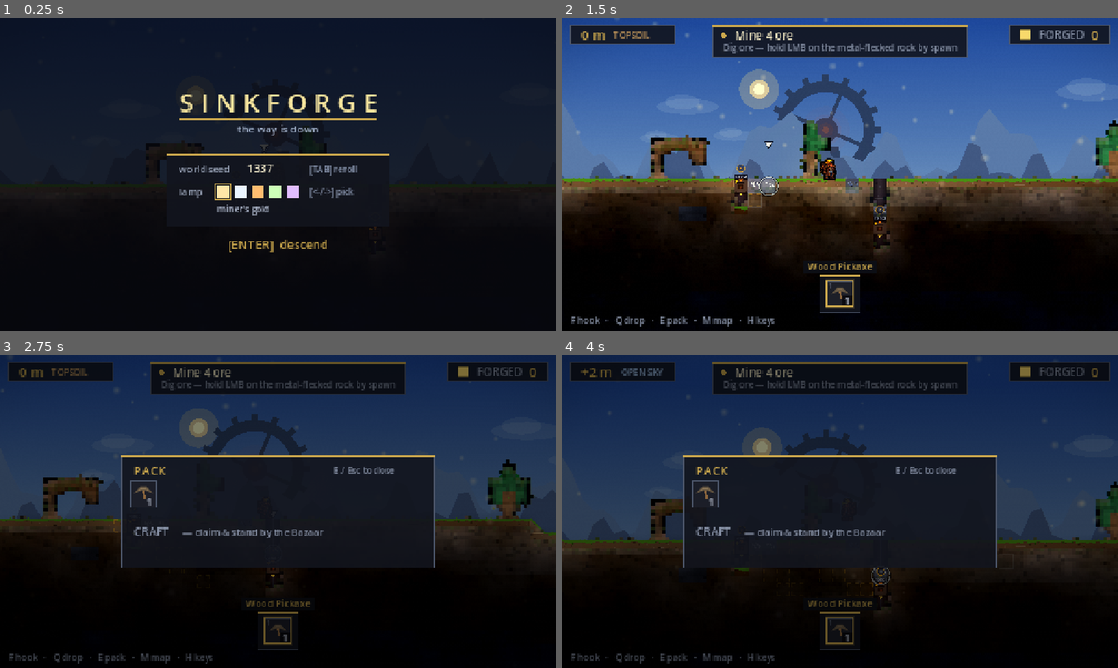
Above: before the commit, frames 1-4 (two rows, left to right).
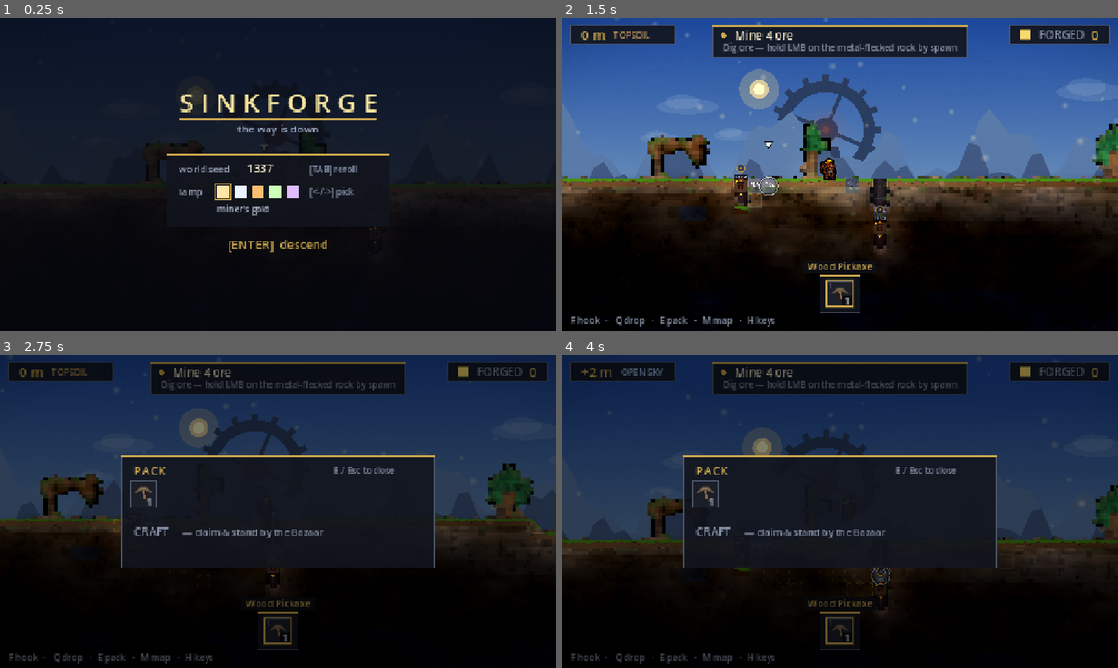
Above: after the commit, the same moments.

Repository: teohondascully/sinkforge
Game: Godot game, scene res://scenes/main.tscn
The game is run twice, just before and just after one commit, with the same random seed, the same clock (stepped at 60 frames per second) and the same inputs.
Inputs (mouse positions are in pixels of both pictures, inside the frame that each line leads up to):
- Up to frame 1 (0.25 s): no input
- Up to frame 2 (1.5 s): tap Enter at 0.5 s; move the mouse to (962, 158) at 0.52 s; hold D (sf_right) 0.53-1.25 s; right-click (962, 158) at 0.6 s; click (962, 158) at 0.67 s; tap Space (sf_jump) at 0.77, 1.07 s; drag from (728, 190) to (812, 237) at 1.27 s
- Up to frame 3 (2.75 s): move the mouse to (333, 442) at 2.02 s; hold D (sf_right) from 2.03 s (still down); tap E (sf_craft) at 2.1 s
- Up to frame 4 (4 s): release D (sf_right) at 2.75 s; drag from (812, 574) to (673, 464) at 2.77 s; move the mouse to (1006, 558) at 3.52 s; hold A (sf_left) from 3.53 s (still down); tap Mouse wheel up (sf_cycle_prev) at 3.6 s; tap Space (sf_jump) at 3.77 s

The runs differ from the first frame. In frame 1, less than 0.1% of the frame differs, in the area x 16-35%, y 39-54%; in frame 2, 2.1%, in the area x 0-100%, y 32-74%; in frame 3, 0.8%; in frame 4, 0.4%.

Commit message:
test(texture): no noise field may be white noise
Adds tools/check_texture.gd, a Nyquist guard for procedural texture. Every
FastNoiseLite field in the game is sampled once per integer cell; a field whose
period approaches that spacing stops being texture and becomes static, and
worse, averages away every detail layered on top of it. The test samples each
field along the line the real paint loop walks and measures lag-1 Pearson
autocorrelation. Structure correlates with its neighbour. Static does not.

It immediately found three more aliased fields than the two already fixed by
hand, all from the same cause: FastNoiseLite defaults to 5-octave FBM, so a
field with a perfectly resolvable base frequency still ships four doublings of
it, and the top octave is always above the grid. FineTerrain._field now takes
an explicit octave budget and drops to FRACTAL_NONE at one; the sim's two
molding fields are pinned to FRACTAL_NONE outright.

With the fractal tails gone the base frequencies could come down to what they
were always meant to mean: grain 0.30 -> 0.26, grain2 0.34 -> 0.30, moss
0.9 -> 0.30, fine edge 0.34 -> 0.22, grit 0.52 -> 0.34.

All 13 fields pass. Harness is 31 layers.

Diff:
--- a/scenes/fine_terrain.gd
+++ b/scenes/fine_terrain.gd
@@ -44,8 +44,8 @@
 ## sedimentary rock's grain is horizontal. Sampling with the X axis compressed makes every feature wider
 ## than it is tall, so the grain lies down into bedding and the eye reads a face of layered rock instead
 ## of a field of dots. Same trick CAVE_XSTRETCH plays on the cave noise, one scale down.
-const GRAIN_FREQ: float = 0.34                         ## dense speckle — clumps ~3 fine cells (24px)
-const GRAIN_FREQ2: float = 0.85                        ## crisper grit, still above the sample rate
+const GRAIN_FREQ: float = 0.26                         ## dense speckle — clumps ~4 fine cells (32px)
+const GRAIN_FREQ2: float = 0.30                        ## crisper grit — the FINEST this grid can carry
 const GRAIN_XSTRETCH: float = 0.38                     ## <1 = features stretch HORIZONTALLY (bedding)
 const GRAIN_AMP: float = 0.15                          ## value swing of the grain
 ## ROCK INTERNAL TONAL VARIATION (diff-04 #1): the interiors of the reference rock are far from flat —
@@ -84,7 +84,7 @@
 const RIM_DEPTH: int = 2                               ## fine rows the lit lip fades over (1 = a dotted line)
 const MOSS_LUSH_ROW: int = 22                          ## full moss down to here — the damp shallow ledges
 const MOSS_DEAD_ROW: int = 34                          ## ...and none below here (14 m: roots and daylight end)
-const MOSS_FREQ: float = 0.9                           ## breaks the moss into organic patches, not a solid band
+const MOSS_FREQ: float = 0.30                          ## breaks the moss into organic patches, not a solid band
 ## HANGING MOSS TUFTS (diff-04 #2): a few moss pixels drip BELOW down-facing overhangs (open air directly
 ## below a solid fine cell). Confined to the top HANG_DEPTH fine rows below such a lip, noise-masked so
 ## only the odd lip grows a tuft — the reference's hanging tufts under ledges.
@@ -128,40 +128,37 @@
 const REGION_MARGIN: int = 6
 
 
+## Build one texture field, with its FRACTAL TAIL CAPPED. FastNoiseLite defaults to 5-octave FBM, and
+## each octave doubles the frequency — so a field whose BASE frequency resolves on the fine grid still
+## ships three or four octaves that do not, and those octaves are white noise mixed straight into the
+## result. That default is the systemic cause of "the rock reads as static": every field here was quietly
+## carrying an aliased tail. `octaves` is chosen per field so its HIGHEST octave still has a period of
+## more than two samples; check_texture measures the result rather than trusting the arithmetic.
+static func _field(seed: int, salt: int, type: FastNoiseLite.NoiseType, freq: float,
+		octaves: int = 1) -> FastNoiseLite:
+	var n := FastNoiseLite.new()
+	n.seed = seed ^ salt
+	n.noise_type = type
+	n.frequency = freq
+	n.fractal_type = FastNoiseLite.FRACTAL_NONE if octaves <= 1 else FastNoiseLite.FRACTAL_FBM
+	n.fractal_octaves = maxi(octaves, 1)
+	return n
+
+
 func _init(cols: int, rows: int, seed: int) -> void:
 	_cols = cols
 	_rows = rows
 	_fcols = cols * SUBDIV
 	_frows = rows * SUBDIV
-	_noise = FastNoiseLite.new()
-	_noise.seed = seed
-	_noise.noise_type = FastNoiseLite.TYPE_SIMPLEX_SMOOTH
-	_noise.frequency = TONAL_FREQ
-	_grain = FastNoiseLite.new()
-	_grain.seed = seed ^ 0x27d4eb2f
-	_grain.noise_type = FastNoiseLite.TYPE_SIMPLEX
-	_grain.frequency = GRAIN_FREQ
-	_grain2 = FastNoiseLite.new()
-	_grain2.seed = seed ^ 0x165667b1
-	_grain2.noise_type = FastNoiseLite.TYPE_VALUE      ## blocky value noise = crisp per-pixel grit
-	_grain2.frequency = GRAIN_FREQ2
-	_moss = FastNoiseLite.new()
-	_moss.seed = seed ^ 0x9e3779b1
-	_moss.noise_type = FastNoiseLite.TYPE_SIMPLEX
-	_moss.frequency = MOSS_FREQ
+	# Octave budgets: a field is allowed as many octaves as keep its top one resolvable on this grid.
+	_noise = _field(seed, 0, FastNoiseLite.TYPE_SIMPLEX_SMOOTH, TONAL_FREQ, 3)
+	_grain = _field(seed, 0x27d4eb2f, FastNoiseLite.TYPE_SIMPLEX, GRAIN_FREQ)
+	_grain2 = _field(seed, 0x165667b1, FastNoiseLite.TYPE_VALUE, GRAIN_FREQ2)   ## crisper grit
+	_moss = _field(seed, 0x9e3779b1, FastNoiseLite.TYPE_SIMPLEX, MOSS_FREQ)
 	# diff-04 #1 — broad tonal patches + embedded stones + cracks (each its own seed so they don't correlate).
-	_patch = FastNoiseLite.new()
-	_patch.seed = seed ^ 0x2545f491
-	_patch.noise_type = FastNoiseLite.TYPE_SIMPLEX_SMOOTH
-	_patch.frequency = PATCH_FREQ
-	_stone = FastNoiseLite.new()
-	_stone.seed = seed ^ 0x1b873593
-	_stone.noise_type = FastNoiseLite.TYPE_SIMPLEX
-	_stone.frequency = STONE_FREQ
-	_crack = FastNoiseLite.new()
-	_crack.seed = seed ^ 0x85ebca77
-	_crack.noise_type = FastNoiseLite.TYPE_SIMPLEX
-	_crack.frequency = CRACK_FREQ
+	_patch = _field(seed, 0x2545f491, FastNoiseLite.TYPE_SIMPLEX_SMOOTH, PATCH_FREQ, 3)
+	_stone = _field(seed, 0x1b873593, FastNoiseLite.TYPE_SIMPLEX, STONE_FREQ, 2)
+	_crack = _field(seed, 0x85ebca77, FastNoiseLite.TYPE_SIMPLEX, CRACK_FREQ, 2)
 	# diff-04 #3 — two independent low-freq fields → a region hue offset picked per broad region.
 	_huex = FastNoiseLite.new()
 	_huex.seed = seed ^ 0xc2b2ae35
--- a/src/core/factory_sim.gd
+++ b/src/core/factory_sim.gd
@@ -230,14 +230,14 @@
 ## molding only bends the ~1-cell BOUNDARY band between solid and air; deep interior stays solid and open
 ## stays open. EDGE noise erodes/accretes the boundary into organic curves; GRIT speckle + thin
 ## PROTRUSIONS near surfaces add the Noita crunch. See _sync_fine_block / rebuild_fine_terrain.
-const FINE_EDGE_FREQ: float = 0.34                 ## boundary erosion/accretion — clumps ~3 fine cells wide
+const FINE_EDGE_FREQ: float = 0.22                 ## boundary erosion/accretion — bends over ~4 fine cells
 const FINE_EDGE_AMP: float = 0.62                  ## how hard the edge noise bends the boundary band
 ## Sampled on the integer fine grid, so a frequency at or above 1.0 has a period under two samples and
 ## every fine cell gets an uncorrelated value — white noise, not grit. At 1.10 the boundary therefore
 ## alternated in/out on EVERY cell, and a rock lip that should read as a rough edge printed as a
 ## one-pixel dither along the whole floor. Real grit bites in clumps: 0.52 clusters it across a
 ## couple of cells, which is what a chipped edge actually looks like.
-const FINE_GRIT_FREQ: float = 0.52                 ## grit that pits/protrudes near faces, in clumps
+const FINE_GRIT_FREQ: float = 0.34                 ## grit that pits/protrudes near faces, in clumps
 const FINE_GRIT_BITE: float = 0.42                 ## grit strength at an exposed face (fades inward)
 const FINE_EROSION_BIAS: float = 0.04              ## tiny net-erode so cave mouths open rather than seal
 var world_seed: int = 0                            ## the seed the terrain was generated from (drives fine detail)
--- a/src/core/fine_terrain.gd
+++ b/src/core/fine_terrain.gd
@@ -99,11 +99,17 @@
 	if sim._fine_edge != null and sim._fine_seed_built == sim.world_seed:
 		return
 	sim._fine_seed_built = sim.world_seed
+	# SINGLE OCTAVE, both fields. FastNoiseLite defaults to 5-octave FBM and each octave doubles the
+	# frequency, so a field whose base frequency resolves on the fine grid still ships octaves that do
+	# not — and an aliased octave mixed into a SHAPE field is not texture, it is the boundary flipping
+	# in and out on every single cell. That is what printed a rock lip as a one-pixel dither.
 	sim._fine_edge = FastNoiseLite.new()
 	sim._fine_edge.seed = sim.world_seed ^ 0x1f83d9ab
 	sim._fine_edge.noise_type = FastNoiseLite.TYPE_SIMPLEX
+	sim._fine_edge.fractal_type = FastNoiseLite.FRACTAL_NONE
 	sim._fine_edge.frequency = FactorySim.FINE_EDGE_FREQ
 	sim._fine_grit = FastNoiseLite.new()
 	sim._fine_grit.seed = sim.world_seed ^ 0x5be0cd19
 	sim._fine_grit.noise_type = FastNoiseLite.TYPE_VALUE       # blocky value noise = crisp per-fine-cell grit
+	sim._fine_grit.fractal_type = FastNoiseLite.FRACTAL_NONE
 	sim._fine_grit.frequency = FactorySim.FINE_GRIT_FREQ
--- /dev/null
+++ b/tools/check_texture.gd
@@ -0,0 +1,97 @@
+extends SceneTree
+
+## NO TEXTURE FIELD MAY BE WHITE NOISE — the Nyquist guard.
+##
+## Every procedural texture in this game is a FastNoiseLite field sampled on an INTEGER grid: one sample
+## per fine cell, one per coarse cell. A noise field only produces the smooth, clumped, structured values
+## it is drawn for while its period is comfortably longer than that sample spacing. Push the frequency to
+## 1.0 and the period is one sample; neighbouring cells become statistically independent and the field
+## stops being texture and becomes STATIC — visually a checkerboard, and worse, a checkerboard that
+## averages away every other detail layered on top of it.
+##
+## This was not hypothetical. Two fields shipped over the Nyquist limit at once: the fine terrain's
+## "crisp grit" colour octave at 1.30 and the terrain molding's boundary grit at 1.10. Between them the
+## underground rock printed as a high-contrast 8px checkerboard under a one-pixel dithered edge, and the
+## hue, patch, crack and rim passes above them were all being averaged into mush. It is an easy bug to
+## write (a bigger number reads like "finer detail") and an impossible one to see in the source, so it
+## gets a test rather than a comment.
+##
+## The test is empirical, not a constant audit: each field is sampled along a straight line of integer
+## coordinates and the lag-1 Pearson correlation of the sequence is measured. A field with structure
+## correlates strongly with its own neighbour. White noise does not.
+
+## Below this, consecutive samples are effectively independent. It corresponds to roughly three samples
+## per noise feature, which is the honest boundary: fewer than three and there is no shape left to see,
+## only a value that changes every cell. Fields well under it are not 'fine detail', they are static.
+const LAG1_FLOOR: float = 0.25
+const SAMPLES: int = 4096
+
+
+func _initialize() -> void:
+	var fails: int = 0
+	print("== texture fields must resolve on the sample grid ==")
+	var fine: FineTerrain = FineTerrain.new(24, 24, 1337)
+	var sim: FactorySim = FactorySim.new()
+	sim.world_seed = 1337
+	sim.rebuild_fine_terrain()          # builds the molding noise fields lazily
+
+	# name -> [noise, x_step, y_step]. The step is how far the real paint loop moves per sample, which is
+	# the thing that actually matters — a field sampled at x*0.38 is being asked for a far lower spatial
+	# frequency than the same field sampled at x*1.0, and only the AS-SAMPLED rate can be judged.
+	var fields: Array = [
+		["fine.grain (octave 1)", fine._grain, FineTerrain.GRAIN_XSTRETCH, 0.0],
+		["fine.grain (octave 2)", fine._grain2, FineTerrain.GRAIN_XSTRETCH, 0.0],
+		["fine.grain down-column", fine._grain, 0.0, 1.0],
+		["fine.grain2 down-column", fine._grain2, 0.0, 1.0],
+		["fine.patch", fine._patch, 1.0, 0.0],
+		["fine.stone", fine._stone, 1.0, 0.0],
+		["fine.crack", fine._crack, 1.4, 0.0],
+		["fine.moss", fine._moss, 1.0, 0.0],
+		["fine.tonal drift", fine._noise, 0.35, 0.0],
+		["fine.hue x", fine._huex, 1.0, 0.0],
+		["fine.hue y", fine._huey, 1.0, 0.0],
+		["sim.fine_edge", sim._fine_edge, 1.0, 0.0],
+		["sim.fine_grit", sim._fine_grit, 1.0, 0.0],
+	]
+	for f: Array in fields:
+		var label: String = f[0]
+		var noise: FastNoiseLite = f[1]
+		var r: float = _lag1(noise, float(f[2]), float(f[3]))
+		if r >= LAG1_FLOOR:
+			print("  PASS: %-24s lag-1 correlation %.2f" % [label, r])
+		else:
+			printerr("  FAIL: %-24s lag-1 correlation %.2f — this field is STATIC, not texture" % [label, r])
+			fails += 1
+
+	if fails == 0:
+		print("check_texture: PASS — every field resolves on the grid it is sampled on")
+		quit(0)
+	else:
+		print("check_texture: FAIL (%d)" % fails)
+		quit(1)
+
+
+## Lag-1 Pearson correlation of the field sampled along one integer step of the paint loop.
+func _lag1(noise: FastNoiseLite, dx: float, dy: float) -> float:
+	var v := PackedFloat32Array()
+	v.resize(SAMPLES)
+	for i: int in SAMPLES:
+		v[i] = noise.get_noise_2d(float(i) * dx, float(i) * dy)
+	var n: int = SAMPLES - 1
+	var sa: float = 0.0
+	var sb: float = 0.0
+	for i: int in n:
+		sa += v[i]
+		sb += v[i + 1]
+	var ma: float = sa / float(n)
+	var mb: float = sb / float(n)
+	var cov: float = 0.0
+	var va: float = 0.0
+	var vb: float = 0.0
+	for i: int in n:
+		var a: float = v[i] - ma
+		var b: float = v[i + 1] - mb
+		cov += a * b
+		va += a * a
+		vb += b * b
+	return 0.0 if va <= 0.0 or vb <= 0.0 else cov / sqrt(va * vb)
Not shown, changed: tools/run_harness.sh
